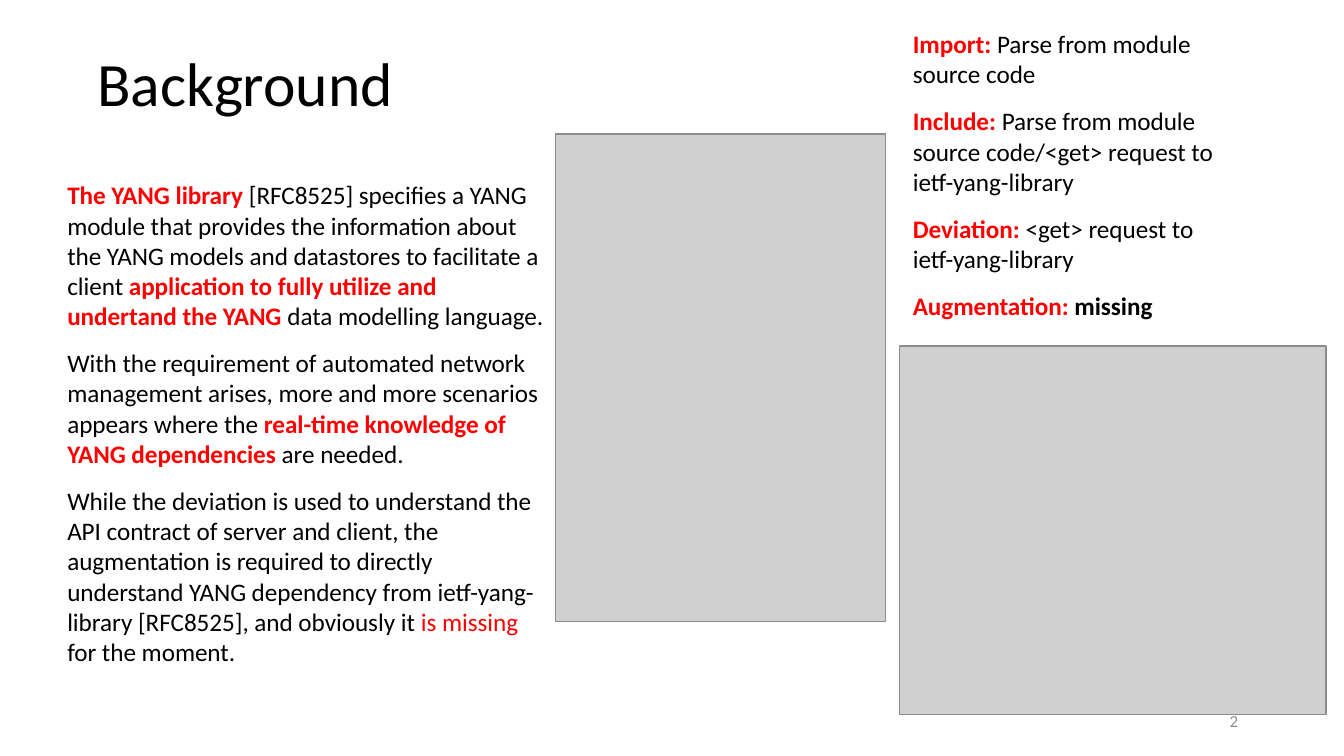
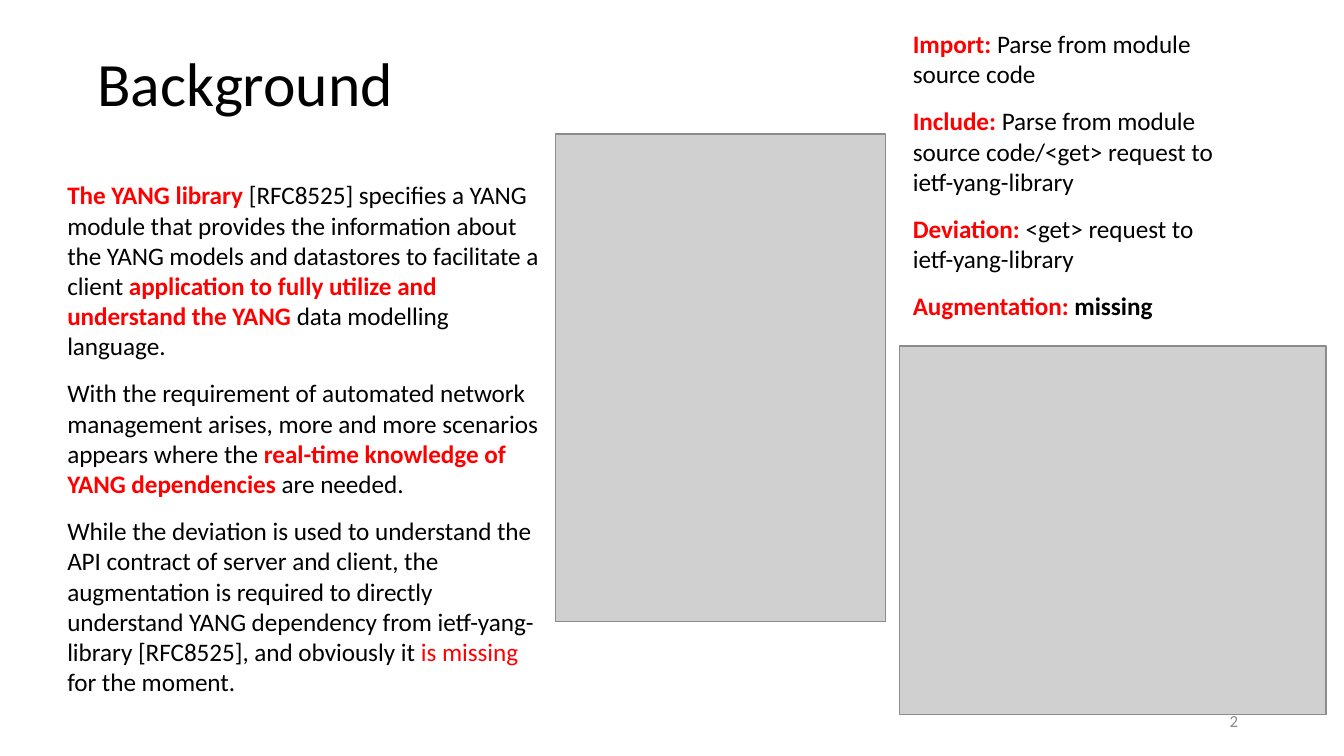
Before and after one commit to IETF-Hackathon/ietf119-project-presentations, a slide deck: slide 2 of ietf-119-hackathon-Augmented-by_Addition_into_the_ietf-yang-library_hackathon.pptx. Drawn at 1344x756 pixels with LibreOffice and Linux fonts; fonts in the diff are those of the drawing; grey boxes stand for pictures. Boxes give left, top, right and bottom in pixels: in the first picture for what was removed or moved away, otherwise in the second. Text is boxed around its words. In the diff, an @@ line names an element or a change of style, - is before the commit and + after.

Commit message:
Edit slides
Second time edit slides for project Augmented-by addtion to the ietf-yang-library

```diff
--- a/ietf-119-hackathon-Augmented-by_Addition_into_the_ietf-yang-library_hackathon.pptx
+++ b/ietf-119-hackathon-Augmented-by_Addition_into_the_ietf-yang-library_hackathon.pptx
@@ text at bbox=[67, 185, 538, 360]: text changed @@
-The YANG library [RFC8525] specifies a YANG module that provides the information about the YANG models and datastores to facilitate a client application to fully utilize and undertand the YANG data modelling language.
+The YANG library [RFC8525] specifies a YANG module that provides the information about the YANG models and datastores to facilitate a client application to fully utilize and understand the YANG data modelling language.
```
Also in this commit, not shown: 2 other slides changed.
